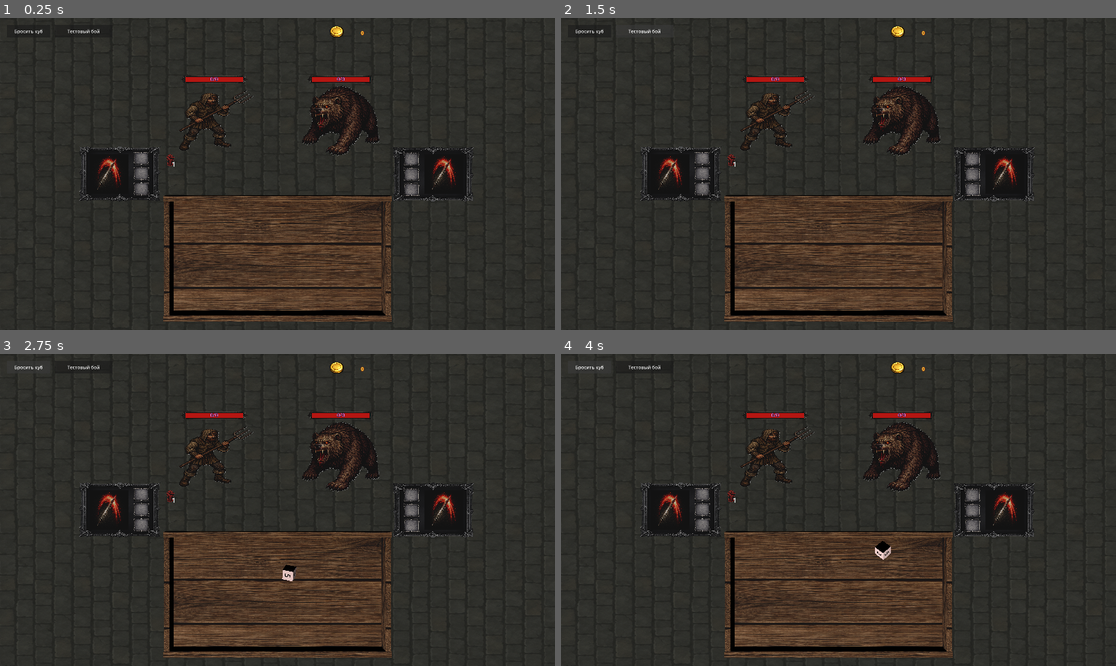
Above: before the commit, frames 1-4 (two rows, left to right).
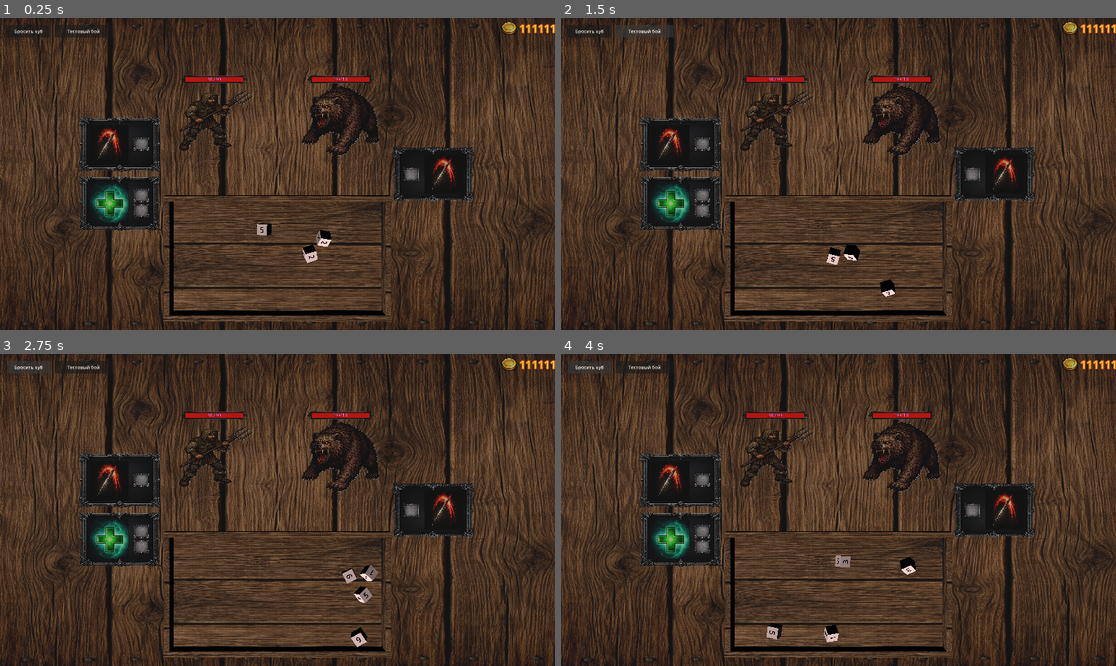
Above: after the commit, the same moments.

Repository: olegbogai-web/dicegame
Game: Godot game, scene res://scenes/new_battle_table.tscn
The game is run twice, just before and just after one commit, with the same random seed, the same clock (stepped at 60 frames per second) and the same inputs. This scene is started directly instead of the project's main scene.
Inputs:
- Up to frame 1 (0.25 s): no input
- Up to frame 2 (1.5 s): click "Бросить куб" at 0.5 s; click "Тестовый бой" at 1.25 s
- Up to frame 3 (2.75 s): click "Бросить куб" at 2 s
- Up to frame 4 (4 s): click "Тестовый бой" at 2.75 s; click "Бросить куб" at 3.5 s

The runs differ from the first frame. In frame 1, 42% of the frame differs, in the area x 0-100%, y 0-100%; in frame 2, 42%; in frame 3, 43%; in frame 4, 43%.
Error before the commit: Parse Error: Cannot infer the type of "player" variable because the value doesn't have a set type. (res://content/combat/reward/post_battle_reward_flow.gd:113)

Commit message:
Revert "Add runtime coin currency and global coin HUD"

Diff:
--- a/content/combat/reward/post_battle_reward_flow.gd
+++ b/content/combat/reward/post_battle_reward_flow.gd
@@ -11,7 +11,6 @@
 const REWARD_CARD_UP_FACE_ID := &"card_up"
 const REWARD_ARTIFACT_FACE_ID := &"artifact_+"
 const REWARD_CUBE_FACE_ID := &"cube_+"
-const MONEY_CUBE_DICE_NAME := &"money_cube"
 const ABILITY_REWARD_OPTIONS_COUNT := 3
 const ARTIFACT_REWARD_OPTIONS_COUNT := 2
 const CUBE_REWARD_OPTIONS_COUNT := 2
@@ -90,7 +89,6 @@
 	for dice in all_reward_dice:
 		if dice == null or not dice.has_completed_first_stop():
 			return
-	_apply_money_cube_results(owner, all_reward_dice)
 	owner._has_processed_post_battle_reward_result = true
 	var reward_face := ""
 	var reward_top_face := reward_dice.get_top_face()
@@ -105,29 +103,6 @@
 		_show_artifact_reward_options(owner)
 	elif StringName(reward_face) == REWARD_CUBE_FACE_ID:
 		_show_cube_reward_options(owner)
-
-
-func _apply_money_cube_results(owner: Node, reward_dice: Array) -> void:
-	if owner == null or owner.battle_room_data == null:
-		return
-	var player := owner.battle_room_data.player_instance
-	if player == null:
-		return
-	var gained_coins := 0
-	for dice in reward_dice:
-		if dice == null:
-			continue
-		var dice_definition := dice.get_meta(&"definition", null) as DiceDefinition
-		if dice_definition == null or StringName(dice_definition.dice_name) != MONEY_CUBE_DICE_NAME:
-			continue
-		var top_face := dice.get_top_face()
-		if top_face == null:
-			continue
-		gained_coins += maxi(top_face.text_value.to_int(), 0)
-	if gained_coins <= 0:
-		return
-	var updated_coins := player.add_coins(gained_coins)
-	print("[Debug][RewardFlow] Получено монет: %d. Всего монет: %d." % [gained_coins, updated_coins])
 
 
 func _find_post_battle_reward_die(owner: Node) -> Dice:
--- a/content/entities/player.gd
+++ b/content/entities/player.gd
@@ -3,13 +3,10 @@
 
 const ON_GRANT_MAX_HP_BONUS_META_KEY := &"on_grant_max_hp_bonus"
 
-signal coins_changed(new_amount: int)
-
 var player_id := ""
 var base_stat: PlayerBaseStat
 var current_hp := 0
 var current_armor := 0
-var current_coins := 0
 var dice_loadout: Array[DiceDefinition] = []
 var runtime_cube_global_map: Array[DiceDefinition] = []
 var runtime_reward_cube: DiceDefinition
@@ -43,7 +40,6 @@
 	if base_stat == null:
 		current_hp = 0
 		current_armor = 0
-		current_coins = 0
 		dice_loadout.clear()
 		runtime_cube_global_map.clear()
 		runtime_reward_cube = null
@@ -59,7 +55,6 @@
 		return
 	current_hp = base_stat.get_resolved_starting_hp()
 	current_armor = base_stat.starting_armor
-	current_coins = maxi(base_stat.starting_coins, 0)
 	dice_loadout = base_stat.starting_dice.duplicate()
 	runtime_cube_global_map = base_stat.get_resolved_base_cube_global_map().duplicate(true)
 	runtime_reward_cube = base_stat.get_resolved_base_reward_cube().duplicate(true)
@@ -76,7 +71,6 @@
 	runtime_max_hp_bonus = 0
 	run_flags.clear()
 	_is_runtime_initialized = true
-	coins_changed.emit(current_coins)
 
 
 func ensure_runtime_initialized_from_base_stat() -> void:
@@ -113,26 +107,6 @@
 	if base_stat == null:
 		return 0
 	return maxi(base_stat.max_hp + runtime_max_hp_bonus, 0)
-
-
-func get_current_coins() -> int:
-	return maxi(current_coins, 0)
-
-
-func add_coins(amount: int) -> int:
-	if amount <= 0:
-		return get_current_coins()
-	return _set_current_coins(current_coins + amount)
-
-
-func spend_coins(amount: int) -> bool:
-	var resolved_amount := maxi(amount, 0)
-	if resolved_amount == 0:
-		return true
-	if current_coins < resolved_amount:
-		return false
-	_set_current_coins(current_coins - resolved_amount)
-	return true
 
 
 func grant_artifact(artifact_definition: ArtifactDefinition) -> void:
@@ -198,12 +172,3 @@
 		return
 	runtime_max_hp_bonus += max_hp_bonus
 	current_hp = mini(current_hp + max_hp_bonus, get_max_hp())
-
-
-func _set_current_coins(value: int) -> int:
-	var next_value := maxi(value, 0)
-	if next_value == current_coins:
-		return current_coins
-	current_coins = next_value
-	coins_changed.emit(current_coins)
-	return current_coins
--- a/content/entities/player_base_stat.gd
+++ b/content/entities/player_base_stat.gd
@@ -25,7 +25,6 @@
 @export_range(1, 999, 1) var max_hp := DEFAULT_MAX_HP
 @export_range(0, 999, 1) var starting_hp := DEFAULT_MAX_HP
 @export_range(0, 999, 1) var starting_armor := 0
-@export_range(0, 999999, 1) var starting_coins := 0
 @export var starting_dice: Array[DiceDefinition] = []
 @export var base_cube_global_map: Array[DiceDefinition] = []
 @export var base_reward_cube: DiceDefinition
--- a/content/global_map/runtime/global_map_flow_orchestrator.gd
+++ b/content/global_map/runtime/global_map_flow_orchestrator.gd
@@ -82,9 +82,6 @@
 	_ensure_event_unavailable_mark()
 	_build_start_path_points()
 	_restore_persisted_state()
-	var runtime_player := _resolve_or_create_runtime_player()
-	if _board != null and runtime_player != null:
-		_board.bind_runtime_player(runtime_player)
 	_schedule_global_map_dice_roll_if_needed()
 
 
--- a/scenes/battle_table.gd
+++ b/scenes/battle_table.gd
@@ -102,19 +102,10 @@
 
 func _apply_room_data() -> void:
 	_scene_view_renderer._apply_room_data(self)
-	_bind_runtime_player_to_board()
 
 
 func _apply_floor_textures() -> void:
 	_scene_view_renderer._apply_floor_textures(self)
-
-
-func _bind_runtime_player_to_board() -> void:
-	if _board == null or battle_room_data == null:
-		return
-	if battle_room_data.player_instance == null:
-		return
-	_board.bind_runtime_player(battle_room_data.player_instance)
 
 
 func _apply_player_sprite() -> void:
--- a/scenes/board.tscn
+++ b/scenes/board.tscn
@@ -3,7 +3,6 @@
 [ext_resource type="Texture2D" uid="uid://dn66rechaasvk" path="res://assets/material/дерево.png" id="1_vhfsq"]
 [ext_resource type="Script" uid="uid://dg8vg8qhsqsb4" path="res://ui/scripts/board_controller.gd" id="2_x7kp1"]
 [ext_resource type="PackedScene" uid="uid://boqsu0xoab2wo" path="res://content/resources/base_cube.tscn" id="3_j2v5c"]
-[ext_resource type="Texture2D" uid="uid://c2npj028il5ih" path="res://assets/ui/coin.png" id="4_coin"]
 
 [sub_resource type="BoxShape3D" id="BoxShape3D_floor"]
 size = Vector3(8, 0.2, 4)
@@ -119,29 +118,3 @@
 offset_right = 390.0
 offset_bottom = 68.0
 text = "Тестовый бой"
-
-[node name="CoinsHUD" type="Control" parent="UI" unique_id=933445112]
-offset_left = 1139.0
-offset_top = 22.0
-offset_right = 1259.0
-offset_bottom = 74.0
-mouse_filter = 2
-
-[node name="coin" type="TextureRect" parent="UI/CoinsHUD" unique_id=2050029191]
-offset_right = 52.0
-offset_bottom = 52.0
-texture = ExtResource("4_coin")
-expand_mode = 1
-stretch_mode = 5
-
-[node name="number_of_coins" type="Label" parent="UI/CoinsHUD" unique_id=271628513]
-offset_left = 62.0
-offset_top = 10.0
-offset_right = 120.0
-offset_bottom = 50.0
-theme_override_colors/font_color = Color(0.8980392, 0.84313726, 0.3254902, 1)
-theme_override_colors/font_outline_color = Color(0.8392157, 0.32156864, 0.011764706, 1)
-theme_override_constants/outline_size = 6
-text = "0"
-horizontal_alignment = 2
-vertical_alignment = 1
--- a/scenes/new_battle_table.tscn
+++ b/scenes/new_battle_table.tscn
@@ -12,6 +12,7 @@
 [ext_resource type="Texture2D" uid="uid://cr5mbqdxoaee3" path="res://assets/entity/monsters/test_player.png" id="9_v3i8a"]
 [ext_resource type="PackedScene" uid="uid://damoph5umarop" path="res://scenes/ability_reward.tscn" id="10_df7hy"]
 [ext_resource type="Texture2D" uid="uid://dxvwoyqvt34rk" path="res://assets/artefacts/necklace_strength.png" id="10_tw8gb"]
+[ext_resource type="Texture2D" uid="uid://c2npj028il5ih" path="res://assets/ui/coin.png" id="13_aextr"]
 
 [sub_resource type="StandardMaterial3D" id="StandardMaterial3D_gpgk3"]
 albedo_texture = ExtResource("3_5yklm")
@@ -90,6 +91,11 @@
 
 [sub_resource type="PlaneMesh" id="PlaneMesh_kitqn"]
 
+[sub_resource type="StandardMaterial3D" id="StandardMaterial3D_kitqn"]
+transparency = 1
+albedo_texture = ExtResource("13_aextr")
+
+[sub_resource type="PlaneMesh" id="PlaneMesh_14ef2"]
 
 [node name="battle_table" type="Node3D" unique_id=2051974326]
 script = ExtResource("2_runtime")
@@ -276,3 +282,16 @@
 sorting_offset = 5.0
 material_override = SubResource("StandardMaterial3D_2v2t6")
 mesh = SubResource("PlaneMesh_kitqn")
+
+[node name="coin" type="MeshInstance3D" parent="." unique_id=1036548424]
+transform = Transform3D(0.4, 0, 0, 0, 0.4, 0, 0, 0, 0.4, 11.010382, 0.01, -6.9212484)
+material_override = SubResource("StandardMaterial3D_kitqn")
+mesh = SubResource("PlaneMesh_14ef2")
+
+[node name="number_of_coins" type="Label3D" parent="coin" unique_id=1339183544]
+transform = Transform3D(1, 0, 0, 0, -4.371139e-08, 1, 0, -1, -4.371139e-08, 3.429618, 0, 0)
+pixel_size = 0.04
+modulate = Color(0.8980392, 0.84313726, 0.3254902, 1)
+outline_modulate = Color(0.8392157, 0.32156864, 0.011764706, 1)
+text = "111111"
+outline_size = 10
--- a/scenes/scripts/event_room_controller.gd
+++ b/scenes/scripts/event_room_controller.gd
@@ -8,7 +8,6 @@
 const DiceFaceDefinitionScript = preload("res://content/dice/resources/dice_face_definition.gd")
 const DiceMotionState = preload("res://content/dice/runtime/dice_motion_state.gd")
 const EventOutcomeDefinitionScript = preload("res://content/events/resources/event_outcome_definition.gd")
-const GlobalMapRuntimeState = preload("res://content/global_map/runtime/global_map_runtime_state.gd")
 const BASE_DICE_SCENE = preload("res://content/resources/base_cube.tscn")
 const GLOBAL_MAP_SCENE_PATH := "res://scenes/global_map_room.tscn"
 
@@ -56,9 +55,6 @@
 
 	if _camera != null:
 		_camera.current = true
-	var runtime_player := GlobalMapRuntimeState.load_runtime_player()
-	if _board != null and runtime_player != null:
-		_board.bind_runtime_player(runtime_player)
 	_collect_choice_entries()
 	_apply_event_definition()
 
--- a/ui/scripts/board_controller.gd
+++ b/ui/scripts/board_controller.gd
@@ -3,7 +3,6 @@
 
 const DiceThrowRequestScript = preload("res://content/dice/dice_throw_request.gd")
 const Dice = preload("res://content/dice/dice.gd")
-const Player = preload("res://content/entities/player.gd")
 
 @export_category("Board References")
 @export var floor_path: NodePath = ^"floor"
@@ -31,9 +30,6 @@
 @onready var _floor: Node3D = get_node_or_null(floor_path)
 @onready var _throw_button: Button = %ThrowDiceButton
 @onready var _test_battle_button: Button = %TestBattleButton
-@onready var _coins_value_label: Label = $UI/CoinsHUD/number_of_coins
-
-var _runtime_player: Player
 
 var _rng := RandomNumberGenerator.new()
 
@@ -44,19 +40,6 @@
 		_throw_button.pressed.connect(_on_throw_button_pressed)
 	if _test_battle_button != null and not _test_battle_button.pressed.is_connected(_on_test_battle_button_pressed):
 		_test_battle_button.pressed.connect(_on_test_battle_button_pressed)
-	_set_coin_amount(0)
-
-
-func bind_runtime_player(player: Player) -> void:
-	if _runtime_player == player:
-		_refresh_coin_display()
-		return
-	if _runtime_player != null and _runtime_player.coins_changed.is_connected(_on_runtime_player_coins_changed):
-		_runtime_player.coins_changed.disconnect(_on_runtime_player_coins_changed)
-	_runtime_player = player
-	if _runtime_player != null and not _runtime_player.coins_changed.is_connected(_on_runtime_player_coins_changed):
-		_runtime_player.coins_changed.connect(_on_runtime_player_coins_changed)
-	_refresh_coin_display()
 
 
 func throw_dice(requests: Array[DiceThrowRequest]) -> Array[RigidBody3D]:
@@ -136,23 +119,6 @@
 	var result := get_tree().change_scene_to_file(test_battle_scene_path)
 	if result != OK:
 		push_warning("Failed to open test battle scene: %s" % test_battle_scene_path)
-
-
-func _on_runtime_player_coins_changed(new_amount: int) -> void:
-	_set_coin_amount(new_amount)
-
-
-func _refresh_coin_display() -> void:
-	if _runtime_player == null:
-		_set_coin_amount(0)
-		return
-	_set_coin_amount(_runtime_player.get_current_coins())
-
-
-func _set_coin_amount(value: int) -> void:
-	if _coins_value_label == null:
-		return
-	_coins_value_label.text = str(maxi(value, 0))
 
 
 func _find_spawn_transform(
